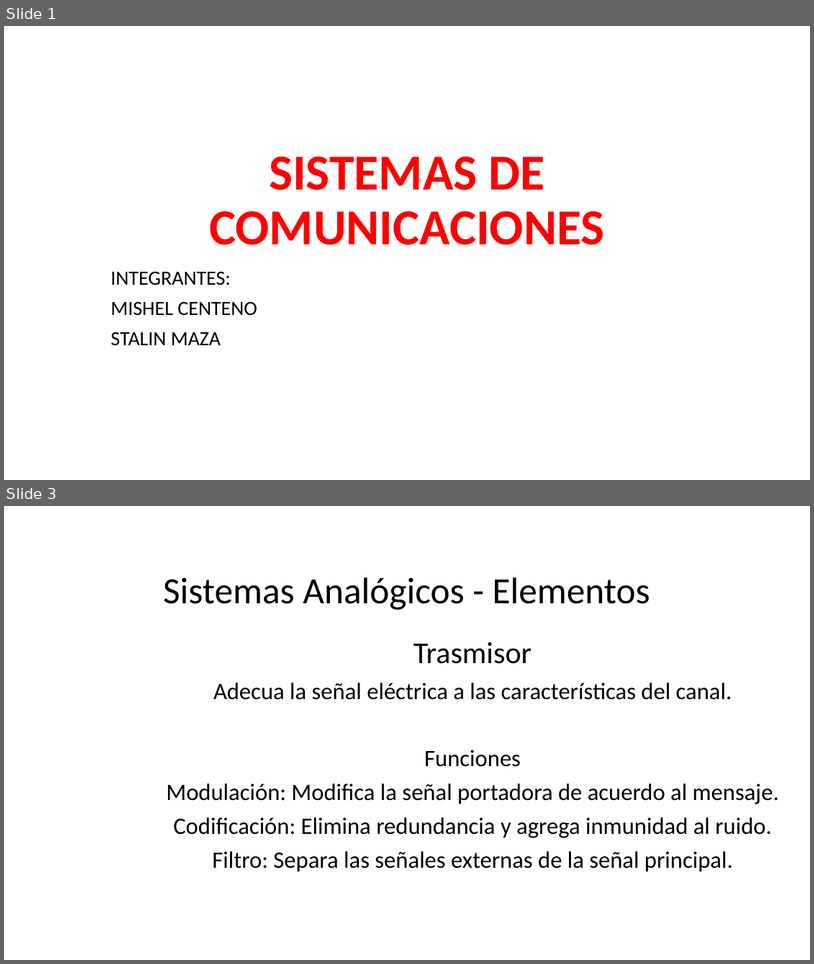
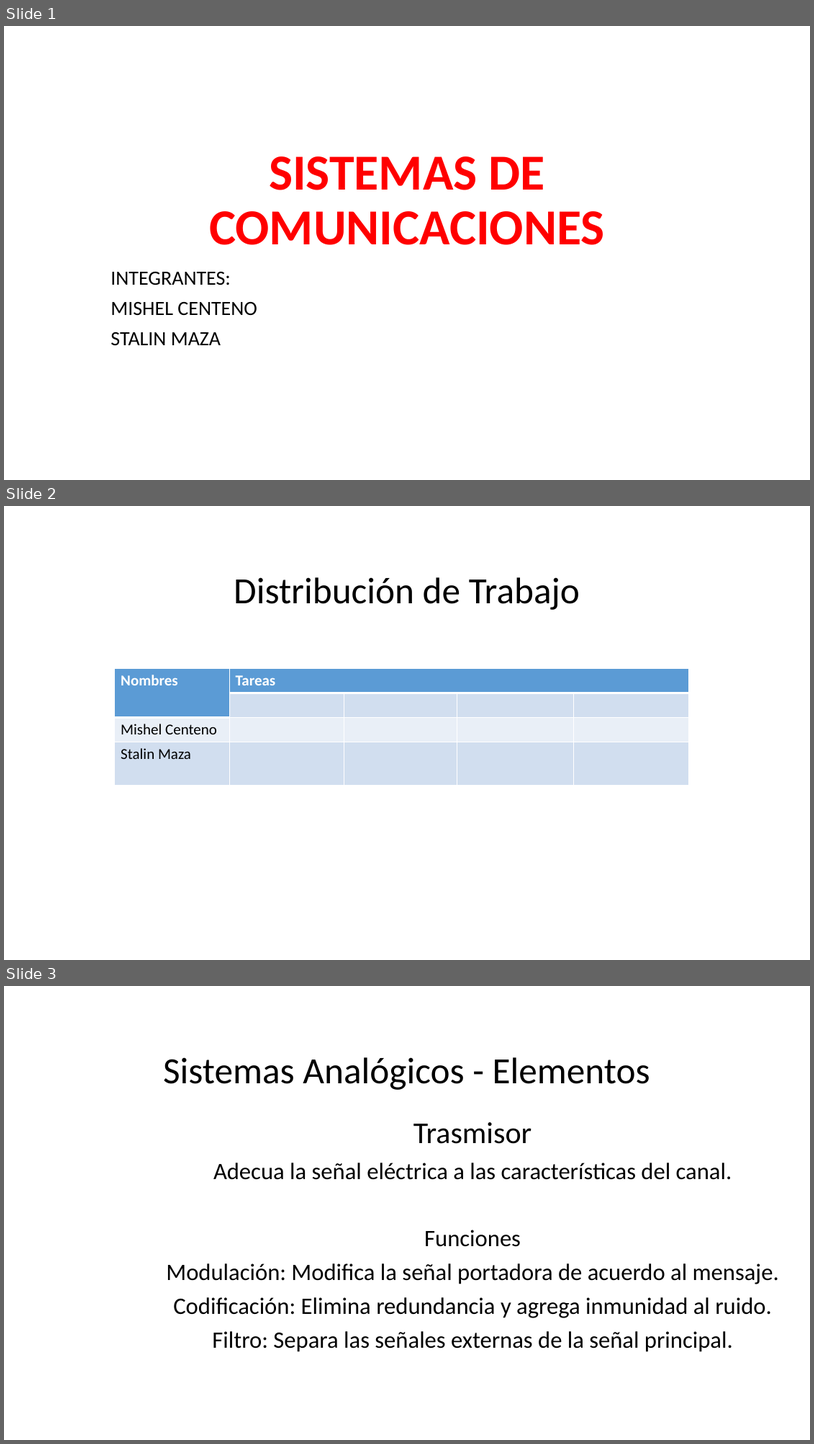
Before and after one commit to StalinMazaEpn/Proyecto_Comunicaciones, a slide deck: expo_comu.pptx. Shown one above the other, each under a label of ours: slides 1 and 3 before the commit, slides 1, 2 and 3 after it; the slides between them are not shown. The pictures are 814x964 and 814x1444 pixels, drawn with LibreOffice and Linux fonts; fonts in the diff are those of the drawing; background and template pictures are left out. Boxes give left, top, right and bottom in pixels: in the first picture for what was removed or moved away, otherwise in the second. Text is boxed around its words. In the diff, an @@ line names an element or a change of style, - is before the commit and + after.

Commit message:
Tabla de trabajo

```diff
--- a/expo_comu.pptx
+++ b/expo_comu.pptx
@@ slide 2 added at (4, 506, 810, 960), background picture (left out) @@
@@ title added at (234, 577, 580, 610), 44 pt, text #000000 @@
+Distribución de Trabajo
@@ table added at (115, 668, 689, 784), 4 rows, 5 columns @@
+Nombres | Tareas |  |  | 
+ |  |  |  | 
+Mishel Centeno |  |  |  | 
+Stalin Maza |  |  |  | 
```
Also in this commit, not shown: 1 slide removed.
